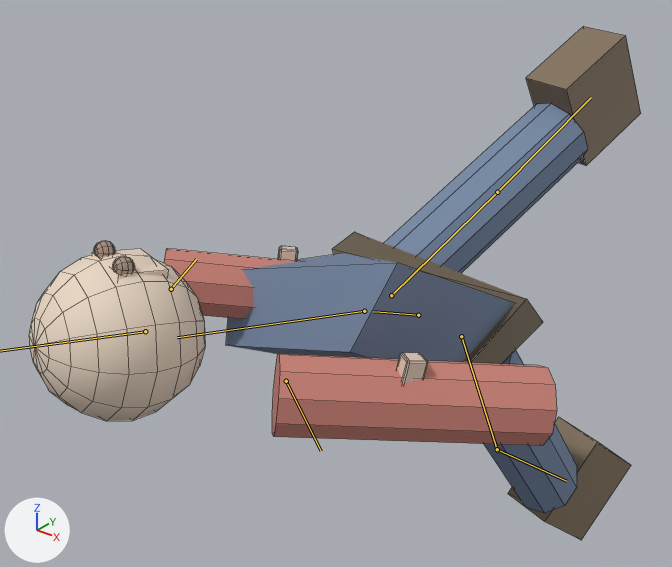
The FBX model Assets/Models/Characters/Colonist_Survivor.fbx, before and after one commit.
Both versions are drawn from a camera (50 mm lens) standing at (0.999, -1.542, 1.823) and looking at (-0.188, -0.059, 0.903). Every picture has the same lights, and +X, +Y and +Z are marked at lower left. The first picture is the older version. Both versions are drawn at frame 1 of the action 'Colonist_Survivor_Rig|Sprint'; the numbers are the values there. The bones that change, and the others that lie on the model, are drawn over the model as lines. Mesh edges are drawn as thin lines.

The first picture shows 'Colonist_Survivor'.
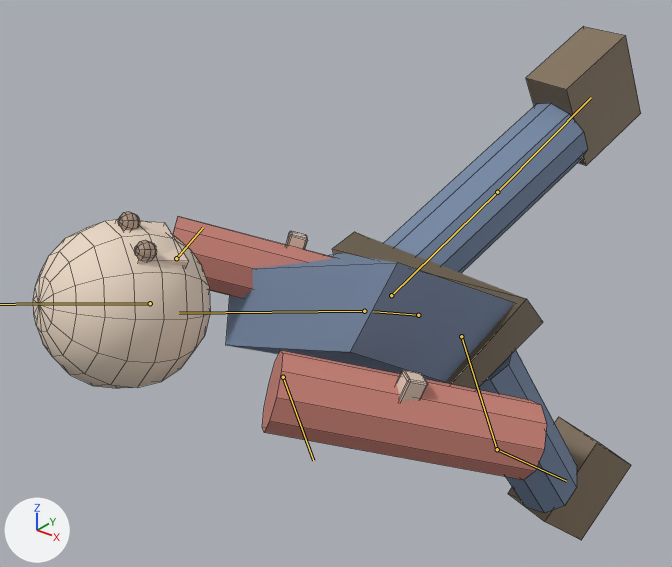
Edits to the bpy script that builds the scene:
```text
Change bone_spine:
    where bone_spine = bpy.data.objects['Colonist_Survivor_Rig'].pose.bones['Spine']  # child of 'Hips'
    bone_spine.rotation_quaternion: (0.996, 0.087, 0.0, 0.0) -> (0.997, 0.035, -0.07, 0.002)  # degrees (10, 0, 0) -> degrees (4, -8, 0)
Change bone_head:
    where bone_head = bpy.data.objects['Colonist_Survivor_Rig'].pose.bones['Head']  # child of 'Spine'
    bone_head.rotation_quaternion: (1.0, 0.0, 0.0, 0.0) -> (0.996, 0.0, -0.087, 0.0)  # degrees (0, 0, 0) -> degrees (0, -10, 0)
```

Where the change shows, as pixel boxes (x1, y1, x2, y2) in the pictures (672 x 567 px):
'Colonist_Survivor', posed
    before: (29, 26, 641, 540)
    after: (33, 26, 641, 540)
bone 'Spine', root to tip
    before: (364, 311) to (177, 337)
    after: (364, 311) to (179, 313)
